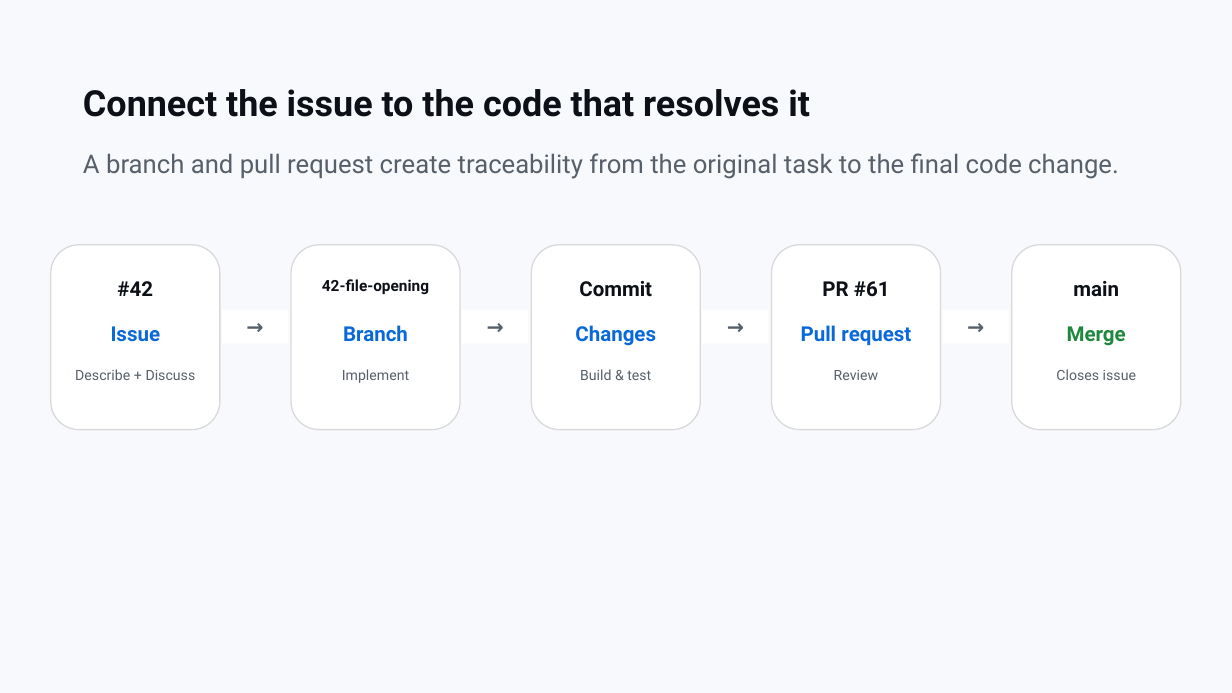
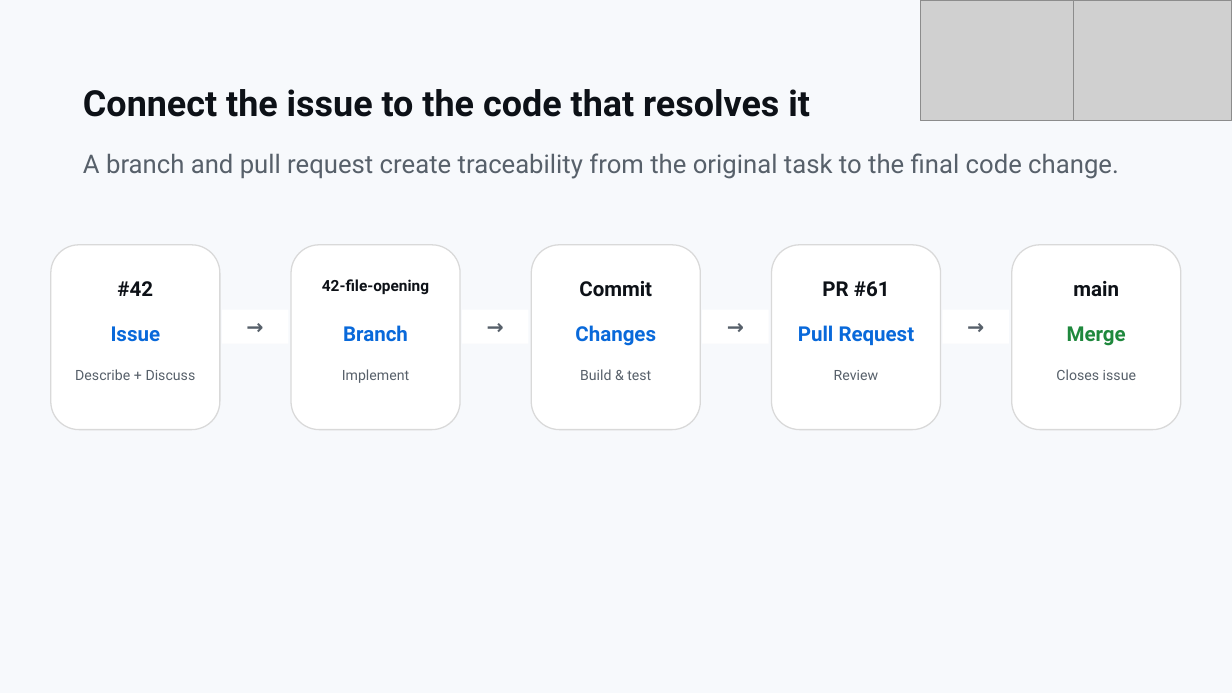
Before and after one commit to rbesenczi/my_ols, a slide deck: slide 40 of presentation/how_to_test_your_code.pptx (slide 30 before the commit). Drawn at 1232x693 pixels with LibreOffice and Linux fonts; fonts in the diff are those of the drawing; grey boxes stand for pictures. Boxes give left, top, right and bottom in pixels: in the first picture for what was removed or moved away, otherwise in the second. Text is boxed around its words. In the diff, an @@ line names an element or a change of style, - is before the commit and + after.

```diff
--- a/presentation/how_to_test_your_code.pptx
+++ b/presentation/how_to_test_your_code.pptx
@@ picture added at (921, 0, 1074, 121) @@
@@ picture added at (1074, 0, 1232, 121) @@
@@ text at (798, 325, 915, 346): text changed @@
-Pull request
+Pull Request
```
Also in this commit, not shown: 35 other slides changed, 11 slides added.
